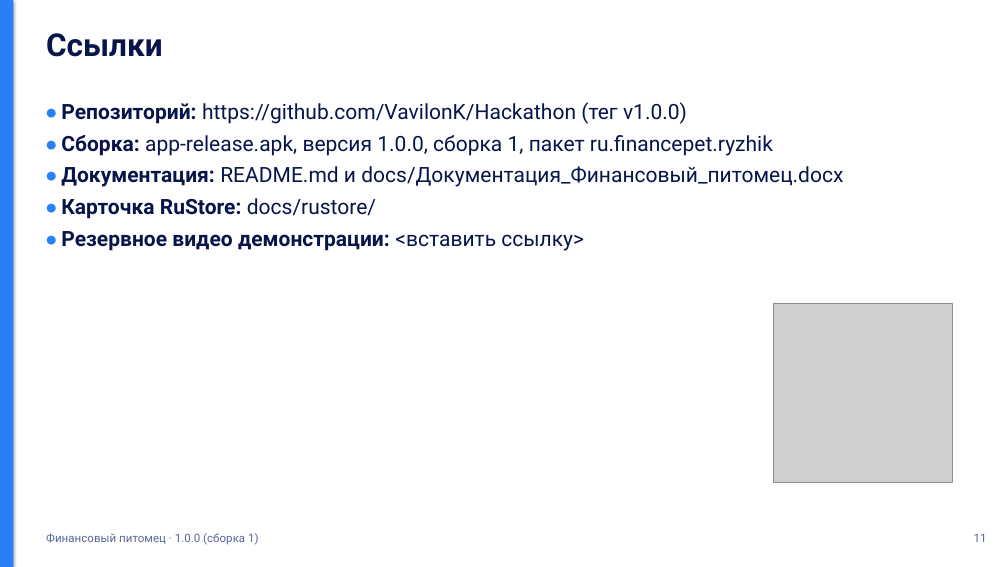
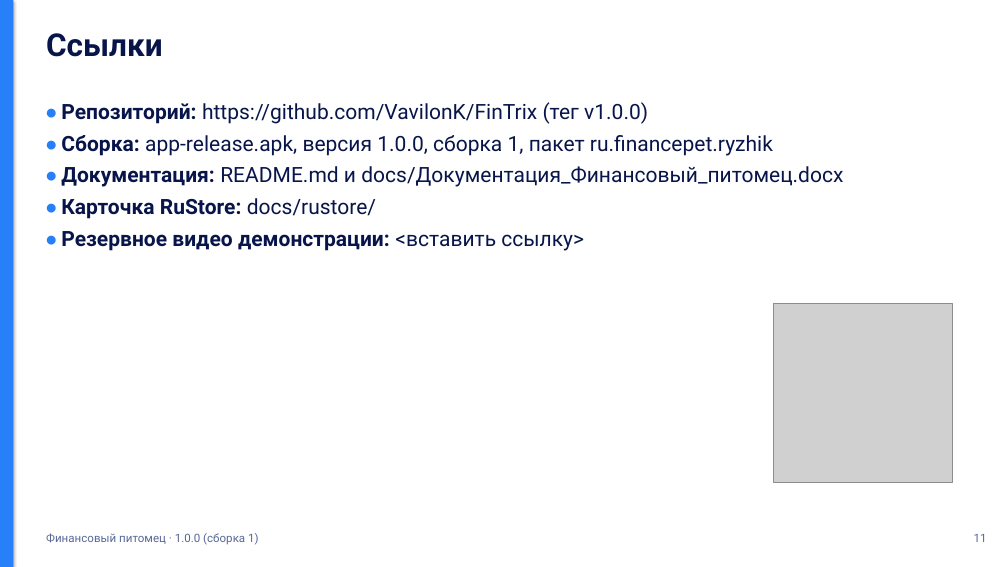
Before and after one commit to VavilonK/FinTrix, a slide deck: slide 11 of docs/Презентация_Финансовый_питомец.pptx. Drawn at 1008x567 pixels with LibreOffice and Linux fonts; fonts in the diff are those of the drawing; grey boxes stand for pictures. Boxes give left, top, right and bottom in pixels: in the first picture for what was removed or moved away, otherwise in the second. Text is boxed around its words. In the diff, an @@ line names an element or a change of style, - is before the commit and + after.

```diff
--- a/docs/Презентация_Финансовый_питомец.pptx
+++ b/docs/Презентация_Финансовый_питомец.pptx
@@ text at (61, 102, 648, 124): text changed @@
-• Репозиторий: https://github.com/VavilonK/Hackathon (тег v1.0.0)
+• Репозиторий: https://github.com/VavilonK/FinTrix (тег v1.0.0)
```
Also in this commit, not shown: 8 other files.
